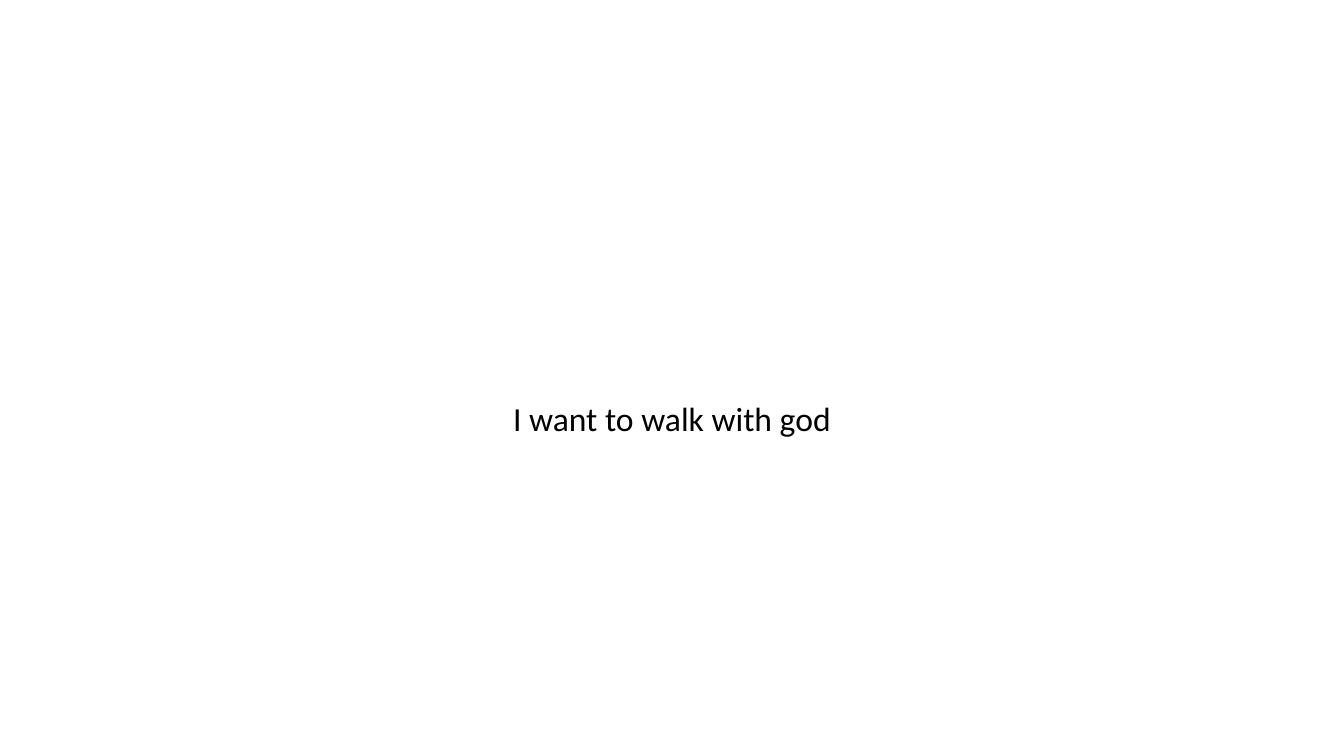
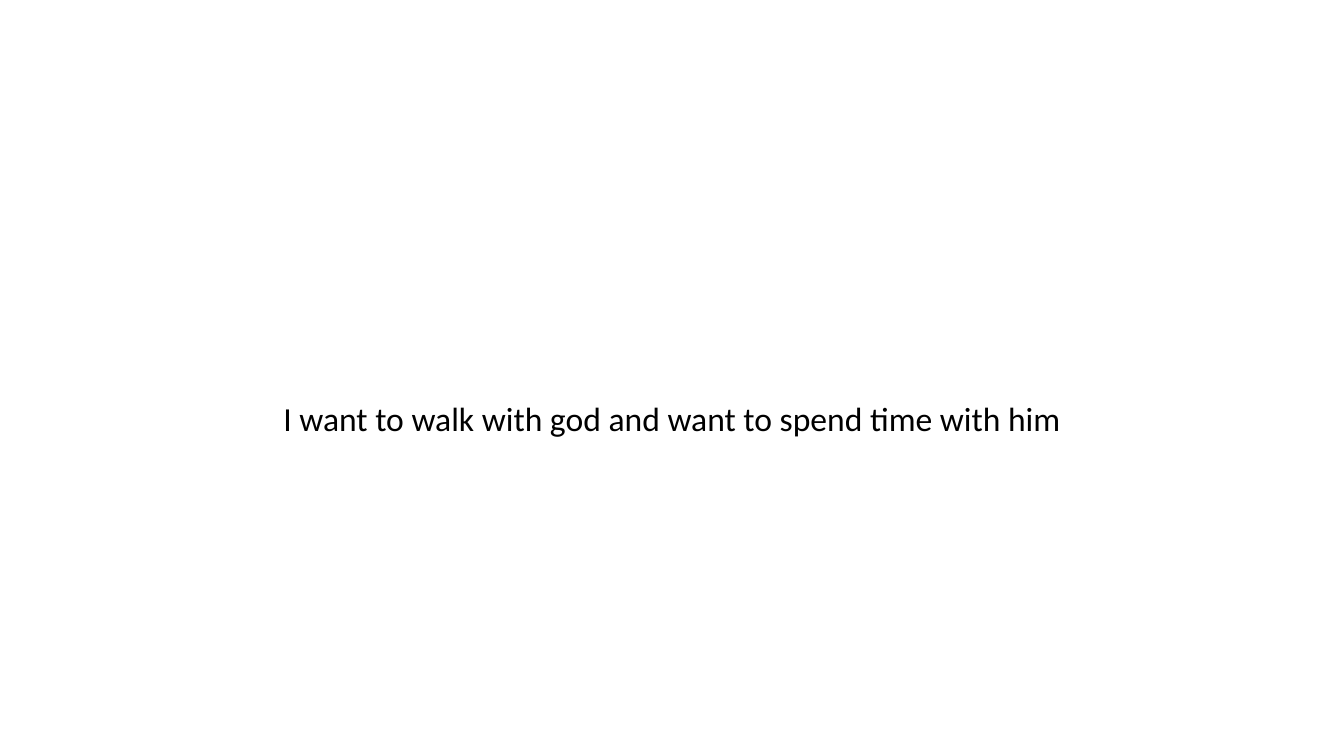
Before and after one commit to hannah0623/vineesha, a slide deck: slide 1 of New Microsoft PowerPoint Presentation.pptx. Drawn at 1344x756 pixels with LibreOffice and Linux fonts; fonts in the diff are those of the drawing. Boxes give left, top, right and bottom in pixels: in the first picture for what was removed or moved away, otherwise in the second. Text is boxed around its words. In the diff, an @@ line names an element or a change of style, - is before the commit and + after.

```diff
--- a/New Microsoft PowerPoint Presentation.pptx
+++ b/New Microsoft PowerPoint Presentation.pptx
@@ subtitle at box(283, 407, 1060, 437): text changed @@
-I want to walk with god
+I want to walk with god and want to spend time with him
```
Also in this commit, not shown: 1 other file.
